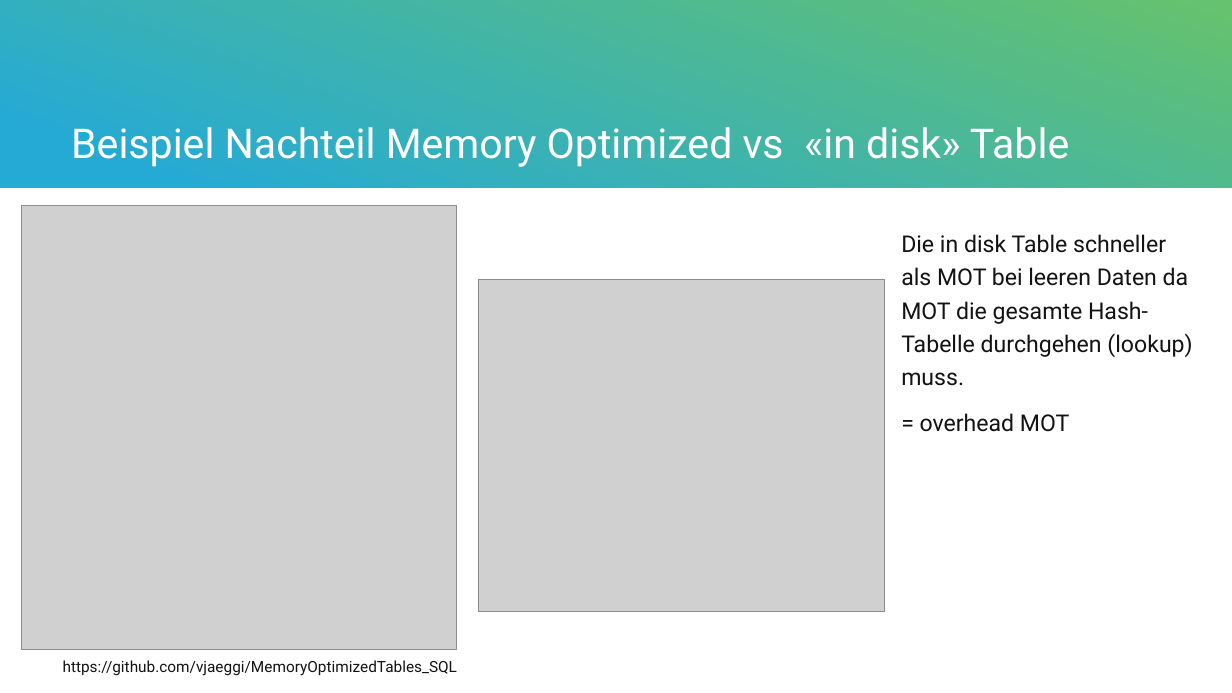
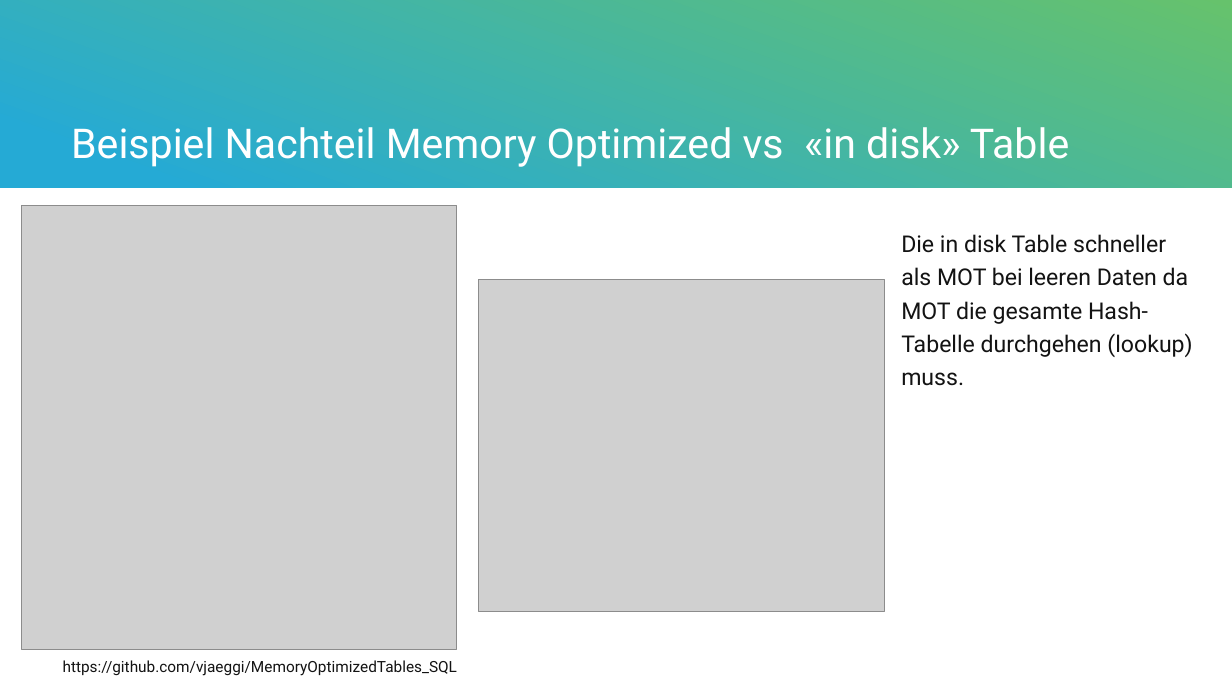
Before and after one commit to vjaeggi/MemoryOptimizedTables_SQL, a slide deck: slide 9 of presentation/MemoryOptimizedTables_SQLDatenbanken.pptx. Drawn at 1232x693 pixels with LibreOffice and Linux fonts; fonts in the diff are those of the drawing; grey boxes stand for pictures. Boxes give left, top, right and bottom in pixels: in the first picture for what was removed or moved away, otherwise in the second. Text is boxed around its words. In the diff, an @@ line names an element or a change of style, - is before the commit and + after.

```diff
--- a/presentation/MemoryOptimizedTables_SQLDatenbanken.pptx
+++ b/presentation/MemoryOptimizedTables_SQLDatenbanken.pptx
@@ text at (x1=920, y1=413, x2=1070, y2=432): paragraph removed @@
-= overhead MOT
```
Also in this commit, not shown: 2 other slides changed, 1 other file.
